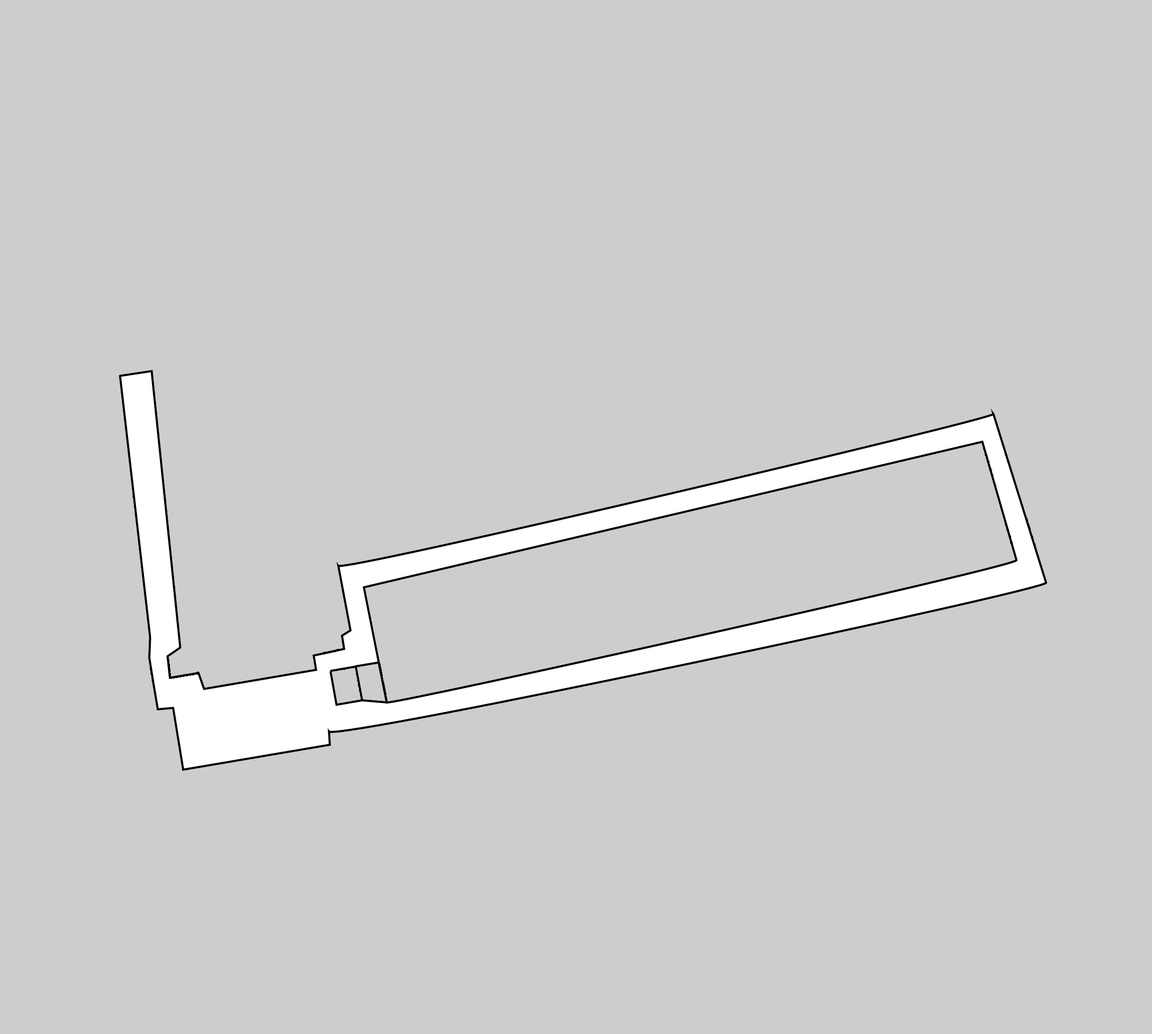
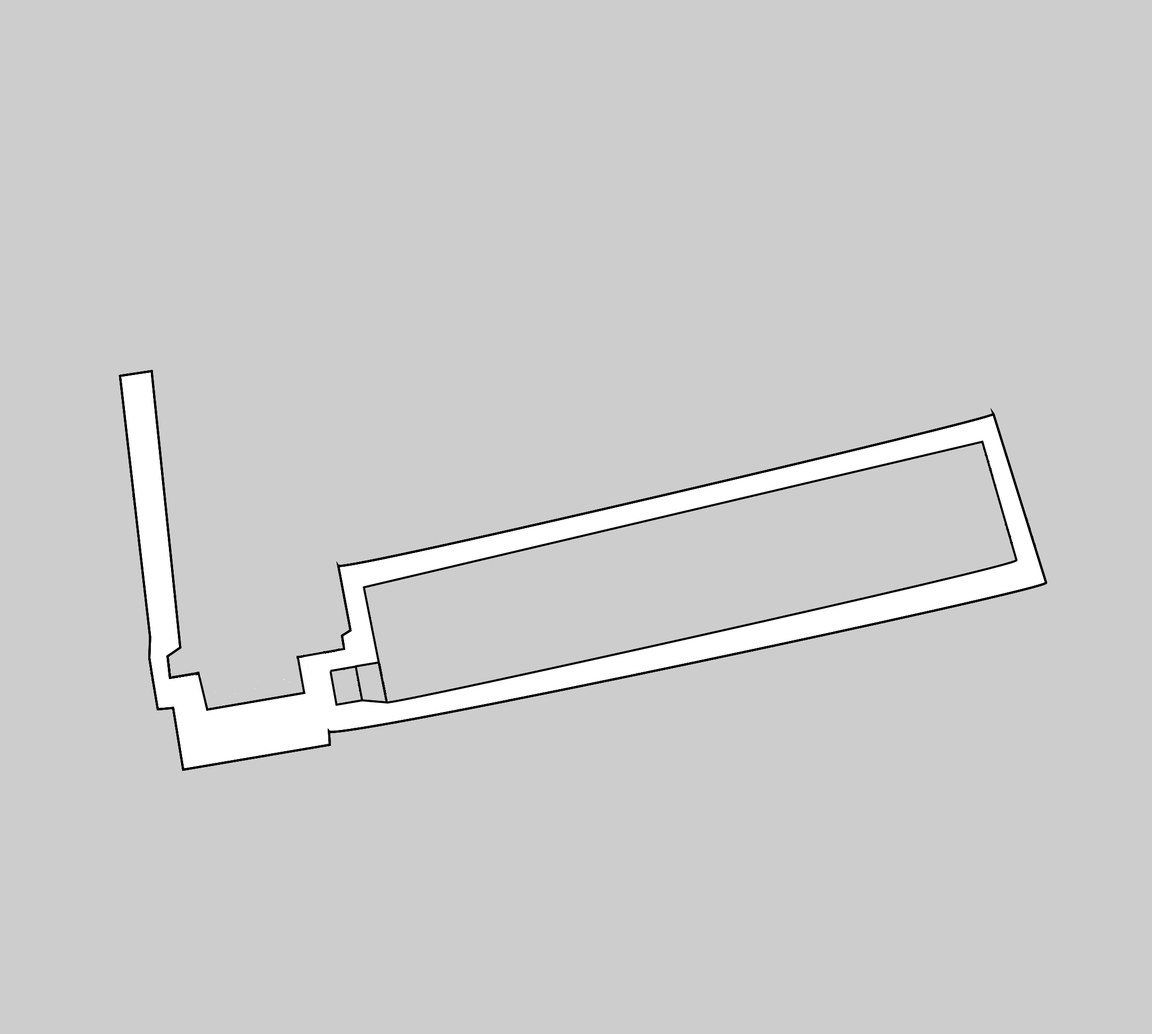
Layers edited between the first and the second (1152, 1034) image:
painted on "Virtual wall" over [118,369,1048,772]
